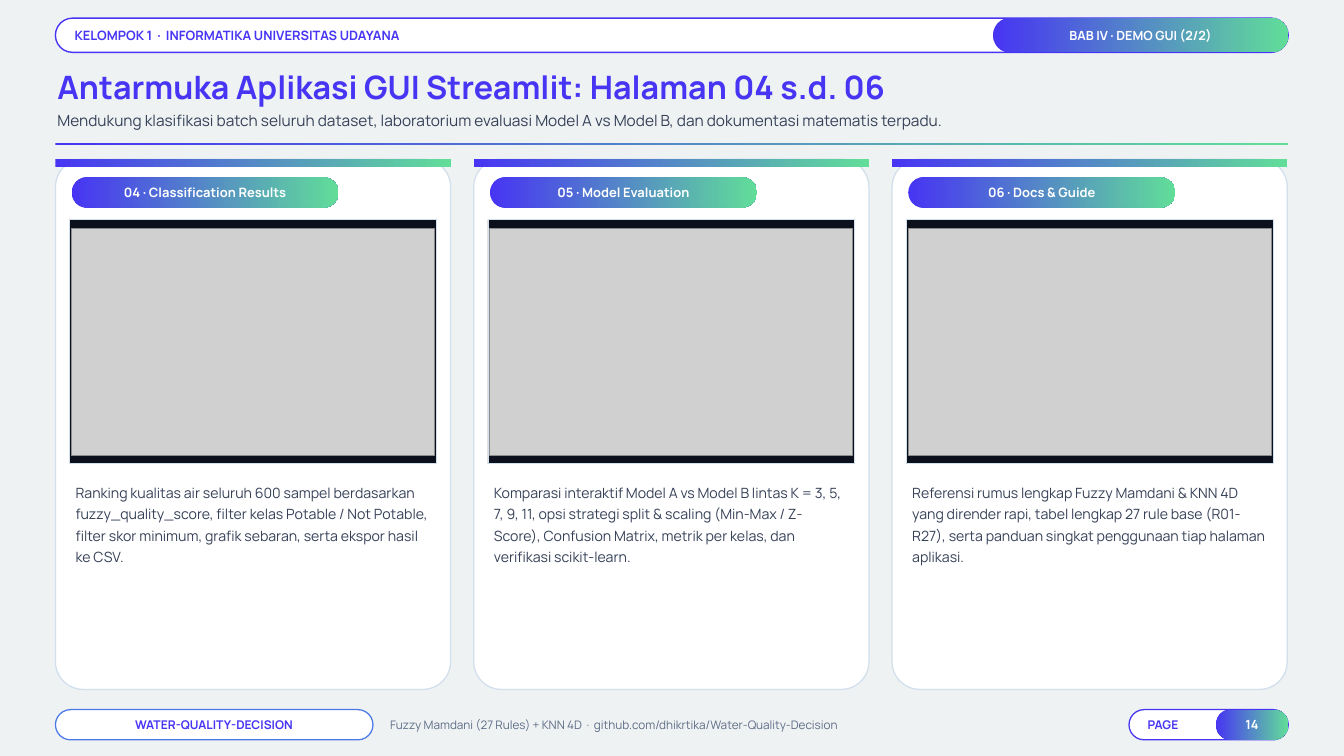
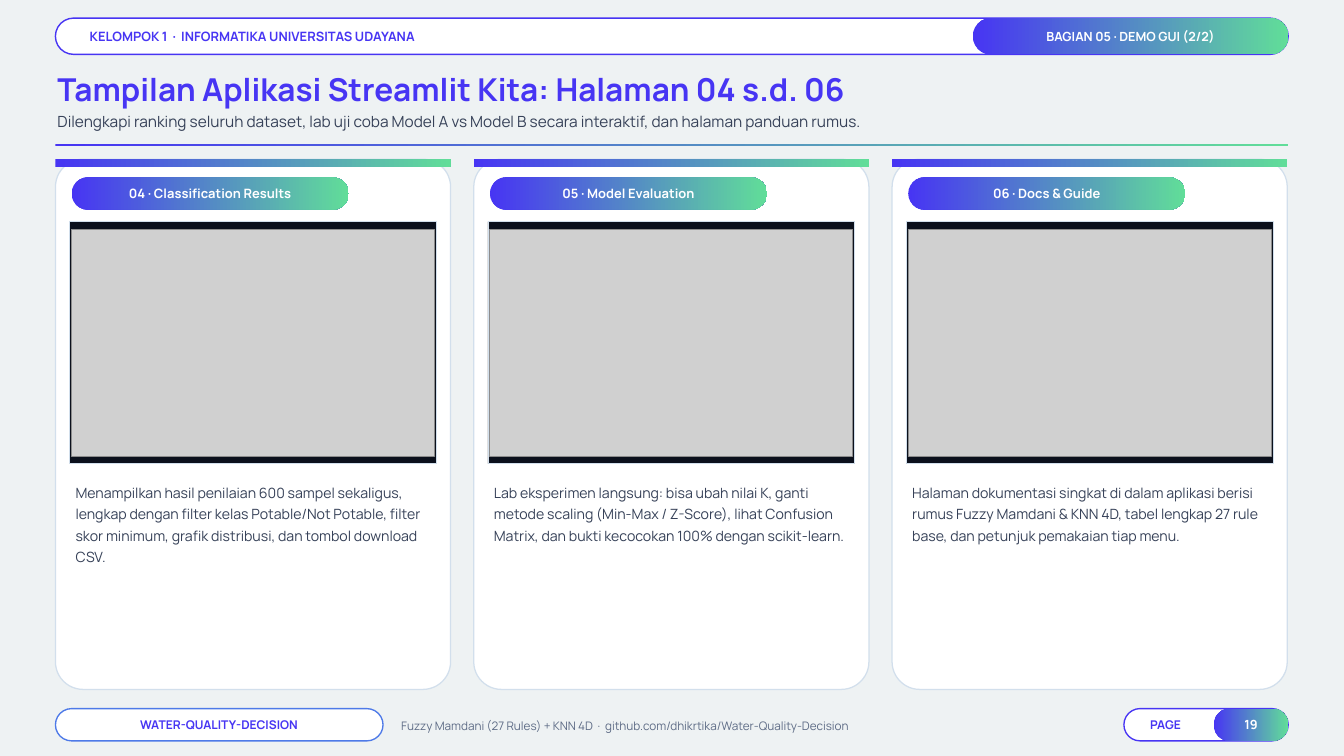
Before and after one commit to Niel-1/Water-Quality-Decision, a slide deck: slide 19 of docs/Presentasi_Final_Project_TLF_Kelompok_1.pptx (slide 14 before the commit). Drawn at 1344x756 pixels with LibreOffice and Linux fonts; fonts in the diff are those of the drawing; grey boxes stand for pictures; background and template pictures are left out. Boxes give left, top, right and bottom in pixels: in the first picture for what was removed or moved away, otherwise in the second. Text is boxed around its words. In the diff, an @@ line names an element or a change of style, - is before the commit and + after.

```diff
--- a/docs/Presentasi_Final_Project_TLF_Kelompok_1.pptx
+++ b/docs/Presentasi_Final_Project_TLF_Kelompok_1.pptx
@@ rounded rectangle added at <box>55,18,1289,54</box>, fill #FFFFFF, outline #4735F3 1 pt @@
@@ text "KELOMPOK 1 · INFORMATIKA UNIVERSITAS ...": place and size @@
-text "KELOMPOK 1 · INFORMATIKA UNIVERSITAS ..." at <box>55,18,1289,52</box>
+text "KELOMPOK 1 · INFORMATIKA UNIVERSITAS ..." at <box>90,31,415,41</box>
@@ text "KELOMPOK 1 · INFORMATIKA UNIVERSITAS ..." at <box>90,31,415,41</box>: fill #FFFFFF to none; outline #4735F3 1 pt to none @@
@@ rounded rectangle "BAGIAN 05 · DEMO GUI ...": place and size @@
-rounded rectangle "BAGIAN 05 · DEMO GUI ..." at <box>993,18,1289,52</box>
+rounded rectangle "BAGIAN 05 · DEMO GUI ..." at <box>973,18,1289,54</box>
@@ text in rounded rectangle at <box>1046,30,1215,43</box>: text changed @@
-BAB IV · DEMO GUI (2/2)
+BAGIAN 05 · DEMO GUI (2/2)
@@ text at <box>57,78,844,109</box>: text changed; size 23 to 22.5 pt @@
-Antarmuka Aplikasi GUI Streamlit: Halaman 04 s.d. 06
+Tampilan Aplikasi Streamlit Kita: Halaman 04 s.d. 06
@@ text at <box>57,115,860,131</box>: text changed @@
-Mendukung klasifikasi batch seluruh dataset, laboratorium evaluasi Model A vs Model B, dan dokumentasi matematis terpadu.
+Dilengkapi ranking seluruh dataset, lab uji coba Model A vs Model B secara interaktif, dan halaman panduan rumus.
@@ rounded rectangle "04 · Classification Results": place and size @@
-rounded rectangle "04 · Classification Results" at <box>72,177,339,208</box>
+rounded rectangle "04 · Classification Results" at <box>72,177,349,210</box>
@@ rounded rectangle "05 · Model Evaluation": place and size @@
-rounded rectangle "05 · Model Evaluation" at <box>490,177,757,208</box>
+rounded rectangle "05 · Model Evaluation" at <box>490,177,767,210</box>
@@ rounded rectangle "06 · Docs & Guide": place and size @@
-rounded rectangle "06 · Docs & Guide" at <box>908,177,1176,208</box>
+rounded rectangle "06 · Docs & Guide" at <box>908,177,1186,210</box>
@@ text at <box>76,487,421,562</box>: text changed @@
-Ranking kualitas air seluruh 600 sampel berdasarkan fuzzy_quality_score, filter kelas Potable / Not Potable, filter skor minimum, grafik sebaran, serta ekspor hasil ke CSV.
+Menampilkan hasil penilaian 600 sampel sekaligus, lengkap dengan filter kelas Potable/Not Potable, filter skor minimum, grafik distribusi, dan tombol download CSV.
@@ text at <box>494,487,844,545</box>: text changed @@
-Komparasi interaktif Model A vs Model B lintas K = 3, 5, 7, 9, 11, opsi strategi split & scaling (Min-Max / Z-Score), Confusion Matrix, metrik per kelas, dan verifikasi scikit-learn.
+Lab eksperimen langsung: bisa ubah nilai K, ganti metode scaling (Min-Max / Z-Score), lihat Confusion Matrix, dan bukti kecocokan 100% dengan scikit-learn.
@@ text at <box>912,487,1258,545</box>: text changed @@
-Referensi rumus lengkap Fuzzy Mamdani & KNN 4D yang dirender rapi, tabel lengkap 27 rule base (R01-R27), serta panduan singkat penggunaan tiap halaman aplikasi.
+Halaman dokumentasi singkat di dalam aplikasi berisi rumus Fuzzy Mamdani & KNN 4D, tabel lengkap 27 rule base, dan petunjuk pemakaian tiap menu.
@@ rounded rectangle "WATER-QUALITY-DECISION": place and size @@
-rounded rectangle "WATER-QUALITY-DECISION" at <box>55,710,373,740</box>
+rounded rectangle "WATER-QUALITY-DECISION" at <box>55,709,383,741</box>
@@ rounded rectangle "WATER-QUALITY-DECISION" at <box>55,709,383,741</box>: outline #4E7AE8 0.9 pt to #4E7AE8 0.95 pt @@
@@ text "Fuzzy Mamdani (27 Rules) + ...": place and size @@
-text "Fuzzy Mamdani (27 Rules) + ..." at <box>390,719,838,732</box>
+text "Fuzzy Mamdani (27 Rules) + ..." at <box>401,720,849,733</box>
@@ text "Fuzzy Mamdani (27 Rules) + ..." at <box>401,720,849,733</box>: line spacing 1.18 to 1.2 @@
@@ rounded rectangle added at <box>1124,709,1289,741</box>, fill #FFFFFF, outline #4735F3 0.95 pt @@
@@ text "PAGE": place and size @@
-text "PAGE" at <box>1129,710,1289,740</box>
+text "PAGE" at <box>1150,720,1181,729</box>
@@ text "PAGE" at <box>1150,720,1181,729</box>: fill #FFFFFF to none; outline #4735F3 0.9 pt to none @@
@@ text in rounded rectangle at <box>1244,720,1257,729</box>: text changed @@
-14
+19
```
Also in this commit, not shown: 11 other slides changed, 8 slides added, 3 slides removed, 1 other file.
